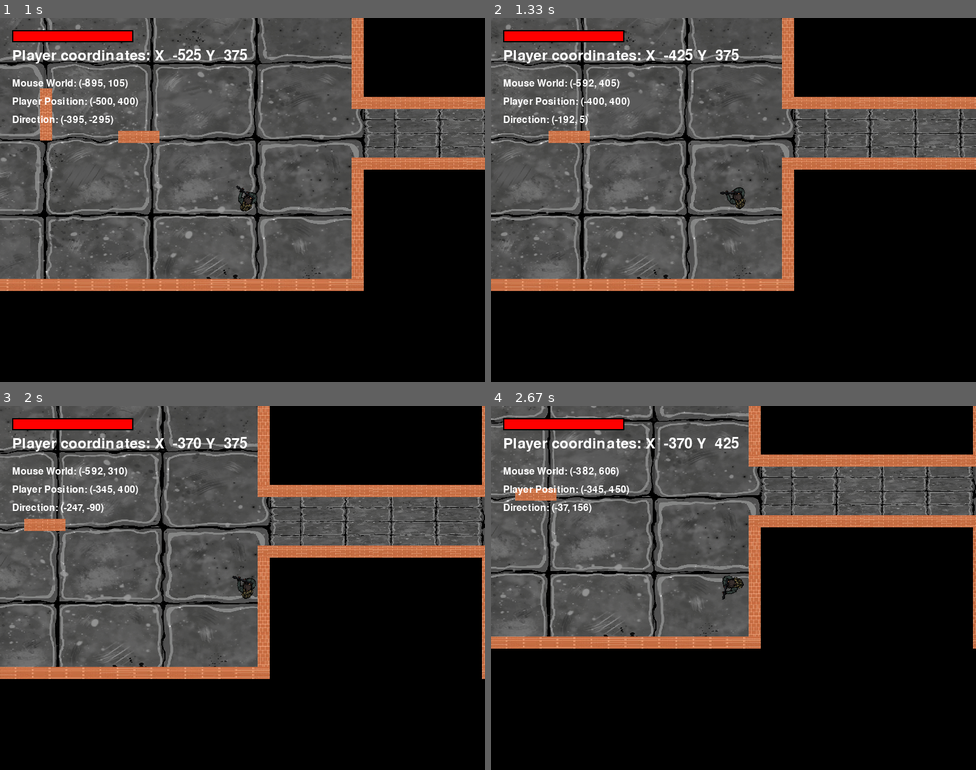
Above: before the commit, frames 1-4 (two rows, left to right).
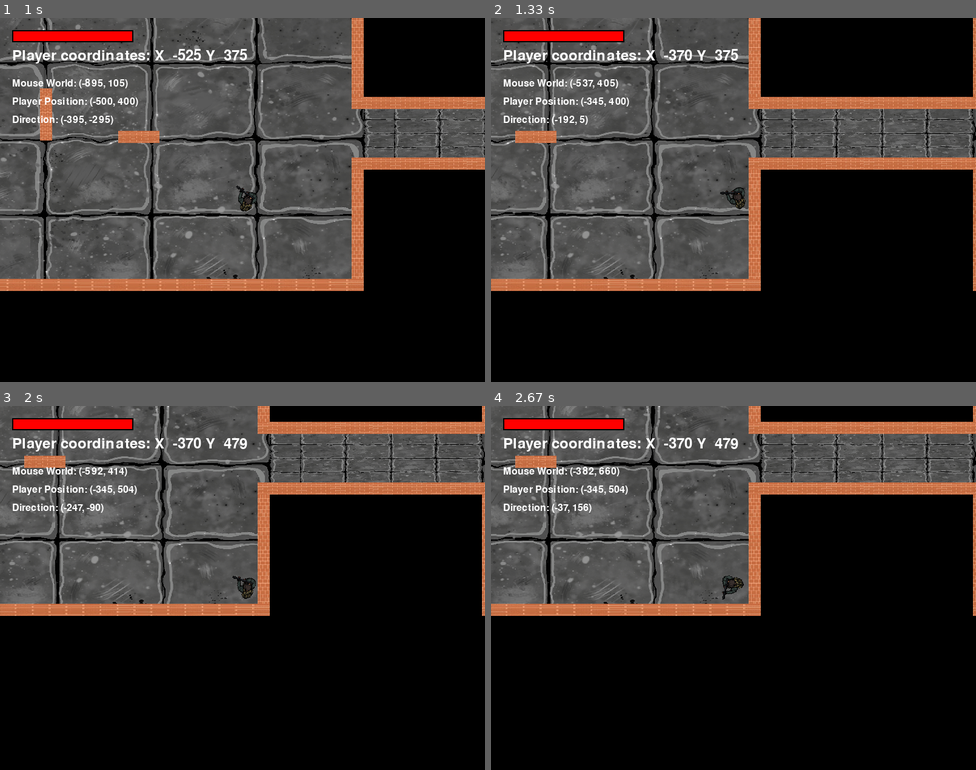
Above: after the commit, the same moments.

Repository: ML642/Pygame-Project
Game: pygame game, started from Maingame.py
Same seed, same stepped clock (60 frames per second), same inputs: the game is played once before the commit and once after it.
Inputs (mouse positions are in pixels of both pictures, inside the frame that each line leads up to):
- Up to frame 1 (1 s): tap Enter at 0.33 s; tap Space at 0.67 s
- Up to frame 2 (1.33 s): hold Space from 1 s (still down); hold Right from 1 s (still down); move the mouse to (617, 203) at 1.03 s
- Up to frame 3 (2 s): release Space at 1.47 s; release Right at 1.47 s; hold S 1.5-1.97 s; hold Right 1.5-1.97 s; move the mouse to (92, 533) at 1.53 s
- Up to frame 4 (2.67 s): hold D 2-2.47 s; move the mouse to (912, 715) at 2.03 s; hold Down from 2.5 s (still down); move the mouse to (709, 682) at 2.53 s

Frame 1 is identical in both runs. In frame 2, 18% of the frame differs, in the area x 0-100%, y 0-75%; in frame 3, 35%; in frame 4, 26%.

Commit message:
adds dash

Diff:
--- a/Maingame.py
+++ b/Maingame.py
@@ -9,6 +9,9 @@
 from UI_components import draw_health_bar , Menu_option , DustParticle
 from stopmenu import pause_menu , draw_button , draw_slider
 from Main_Menu import Main_menu
+from interactive_objects import  DestructibleObject , SpikeTrap , ExplosiveBarrel
+
+
 from setting_menu import SettingsMenu
 
 
@@ -41,8 +44,13 @@
 BLUE = (0, 0, 255)
 WHITE = (255, 255, 255)
 YELLOW = (255, 255, 0)
-
-
+data = [ 0 , (800,600) ]
+# data =
+# SELECTED_WIDTH,SELECTED_HEIGHT = data[1]
+
+
+scale_x = SELECTED_WIDTH / BASE_WIDTH
+scale_y = SELECTED_HEIGHT / BASE_HEIGHT
 
 ROOM_WIDTH, ROOM_HEIGHT = 700 * scale_x, 500 * scale_y
 CELL_SIZE = 40
@@ -70,6 +78,7 @@
 
 
 
+
 Rooms = pygame.sprite.Group()
 floors = pygame.sprite.Group()
 kills = 0
@@ -100,11 +109,17 @@
 player = Player (scale_x,scale_y)
 #############################
 
+
+
 walls = generate_room(int((-300 - ROOM_WIDTH) + int(OFFSET) * ( scale_x -1 ) )  ,int( 50 ), 7, 1, scale_x ,scale_y )  # initiate first room
 floors.add(Floor((-300 - 700) - int(OFFSET2) * (scale_x -1 ),  50 * scale_y  , scale_x , scale_y))
 floors.add(Floor_Hallway((-300) -  int(OFFSET3) *(scale_x -1), (50 + 195) * scale_y, 400 , 90  , scale_x , scale_y))
 
+
+
 #############################
+
+
 
 for room_data in level_1data:
     Room_Create(room_data["x"], room_data["y"], room_data["form"], room_data["type"], room_data["enemies_counter"])
@@ -128,9 +143,9 @@
 
 player.rect.center = ( -500 +(1-scale_x) * OFFSET ,50 + ( 700 / 2 )* scale_y - OFFSETY  )  # - move the player to the room
 
+
+
 Main_menu(SELECTED_WIDTH , SELECTED_HEIGHT)
-
-
 
 pygame.mouse.set_visible(True)
 while running:
@@ -150,6 +165,8 @@
                     for drop in drops:
                         if player.rect.colliderect(drop.rect):
                             drop.pickup(player)
+                if event.key == pygame.K_SPACE:
+                    player.dash()
 
 
         for room in Rooms :
@@ -199,8 +216,6 @@
         player.update(walls)
         camera.update(player)
 
-
-
         mouse_world_x = pygame.mouse.get_pos()[0] - camera.camera.x
         mouse_world_y = pygame.mouse.get_pos()[1] - camera.camera.y
         dx = mouse_world_x - player.rect.centerx
@@ -236,7 +251,26 @@
         for enemy in enemies:
             screen.blit(enemy.image, camera.apply(enemy))
         screen.blit(rotated_image, rotated_rect.topleft + pygame.math.Vector2(camera.camera.topleft))
-
+        if player.is_dashing and len(player.dash_trail) > 1:
+            num_points = len(player.dash_trail)
+
+            for i in range(1, num_points):
+                alpha = int(255 * (1 - i/num_points))
+                # Apply camera offset to trail positions
+                start_pos = (player.dash_trail[i-1][0] + camera.camera.x,
+                            player.dash_trail[i-1][1] + camera.camera.y)
+                end_pos = (player.dash_trail[i][0] + camera.camera.x,
+                        player.dash_trail[i][1] + camera.camera.y)
+
+                trail_surface = pygame.Surface(screen.get_size(), pygame.SRCALPHA)
+                pygame.draw.line(trail_surface, (0, 0, 0, alpha),
+                                start_pos, end_pos,
+                                width=int(14 * player.scale_x))
+                screen.blit(trail_surface, (0, 0))
+        # Calculate the angle to rotate the player image
+
+        # test1 = DestructibleObject(250,250,50,50,23)
+        # test1.draw(screen)
 
         for tear in player.tears:
             adjusted_pos = tear.rect.topleft + pygame.math.Vector2(camera.camera.topleft)
@@ -250,7 +284,7 @@
                     player.tears.remove(tear)
                     break
         for enemy in enemies:
-          if player.rect.colliderect(enemy.rect):
+          if player.rect.colliderect(enemy.rect) and not player.invincible:
             player.health -= 0.1
         for drop in drops:
 
--- a/player.py
+++ b/player.py
@@ -45,20 +45,47 @@
         self.shot_cooldown = 0
         self.tears = []  # Projectiles
         self.angle = 0
+
+        #dash mechanics
+        self.dash_speed_multiplier = 3
+        self.dash_duration = 10  # frames
+        self.dash_cooldown = 60  # frames
+        self.dash_timer = 0
+        self.dash_cooldown_timer = 0
+        self.is_dashing = False
+        self.dash_direction = (0, 0)
+        self.invincible = False
+
+        self.dash_trail = []
+        self.max_trail_points = 8
+
     def update(self, walls):
         keys = pygame.key.get_pressed()
         dx, dy = 0, 0
 
-        if keys[pygame.K_LEFT]: dx -= self.speed  * self.scale_x
-        if keys[pygame.K_RIGHT]: dx += self.speed * self.scale_x
-        if keys[pygame.K_UP]: dy -= self.speed *  self.scale_y
-        if keys[pygame.K_DOWN]: dy += self.speed * self.scale_y
+
+        if self.dash_cooldown_timer > 0:
+            self.dash_cooldown_timer -= 1
+
+        if self.is_dashing:
+            self.dash_timer -= 1
+            if self.dash_timer <= 0:
+                self.is_dashing = False
+                self.invincible = False
+        if not self.is_dashing:
+            if keys[pygame.K_LEFT] or keys[pygame.K_a]: dx -= self.speed  * self.scale_x
+            if keys[pygame.K_RIGHT] or keys[pygame.K_d]: dx += self.speed * self.scale_x
+            if keys[pygame.K_UP] or keys[pygame.K_w]: dy -= self.speed *  self.scale_y
+            if keys[pygame.K_DOWN] or keys[pygame.K_s]: dy += self.speed * self.scale_y
 
         # Diagonal movement normalization
-        if dx != 0 and dy != 0:
-            dx *= 0.7071    # 1/sqrt(2)
-            dy *= 0.7071
-
+            if dx != 0 and dy != 0:
+                dx *= 0.7071    # 1/sqrt(2)
+                dy *= 0.7071
+        else:
+            # Dash movement
+            dx = self.dash_direction[0] * self.speed * self.dash_speed_multiplier * self.scale_x
+            dy = self.dash_direction[1] * self.speed * self.dash_speed_multiplier * self.scale_y
         # Wall collision
         new_rect = self.rect.copy()
         new_rect.x += dx
@@ -73,7 +100,10 @@
             if new_rect.colliderect(wall.rect):
                 dy = 0
                 break
-
+        if self.is_dashing:
+            self.dash_trail.append((self.rect.centerx, self.rect.centery))
+            if len(self.dash_trail) > self.max_trail_points:
+                self.dash_trail.pop(0)
         self.rect.x += dx
         self.rect.y += dy
 
@@ -88,3 +118,26 @@
             tear.image = pygame.transform.rotate(tear.image, angle)
             self.tears.append(tear)
             self.shot_cooldown = 15
+    def dash(self):
+        if self.dash_cooldown_timer <= 0 and not self.is_dashing:
+            # Get movement direction
+            dx, dy = 0, 0
+            keys = pygame.key.get_pressed()
+            if keys[pygame.K_LEFT] or keys[pygame.K_a]: dx -= 1
+            if keys[pygame.K_RIGHT] or keys[pygame.K_d]: dx += 1
+            if keys[pygame.K_UP] or keys[pygame.K_w]: dy -= 1
+            if keys[pygame.K_DOWN] or keys[pygame.K_s]: dy += 1
+
+            if dx == 0 and dy == 0:  # No movement input
+                return
+
+            # Normalize direction
+            length = math.hypot(dx, dy)
+            self.dash_direction = (dx/length, dy/length)
+
+            # Activate dash
+            self.is_dashing = True
+            self.invincible = True
+            self.dash_timer = self.dash_duration
+            self.dash_cooldown_timer = self.dash_cooldown
+            self.dash_trail = []
